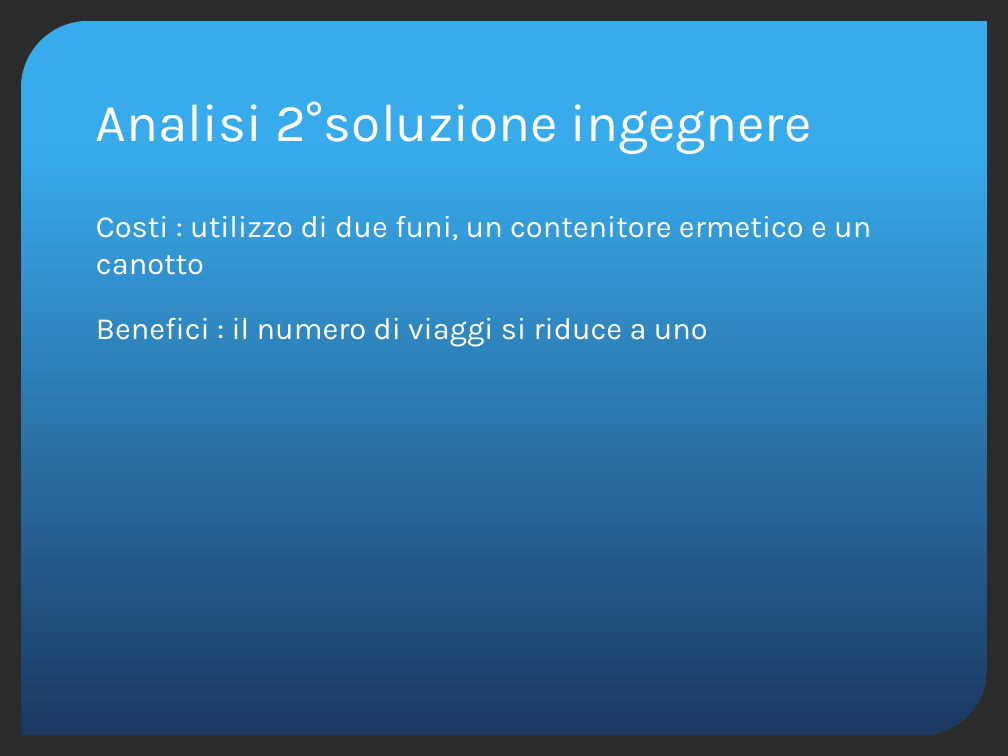
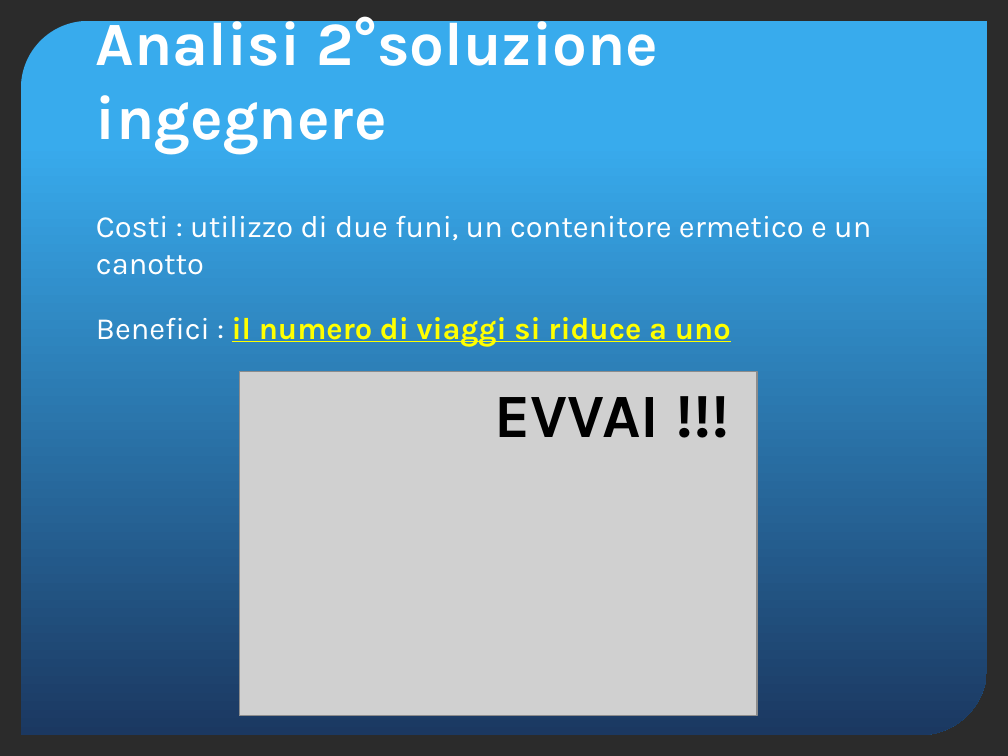
Before and after one commit to yan0z/ISW, a slide deck: slide 13 of Quesito4-presentazione.pptx. Drawn at 1008x756 pixels with LibreOffice and Linux fonts; fonts in the diff are those of the drawing; grey boxes stand for pictures; background and template pictures are left out; a plain dark background stands for a picture behind light text. Boxes give left, top, right and bottom in pixels: in the first picture for what was removed or moved away, otherwise in the second. Text is boxed around its words. In the diff, an @@ line names an element or a change of style, - is before the commit and + after.

```diff
--- a/Quesito4-presentazione.pptx
+++ b/Quesito4-presentazione.pptx
@@ title "Analisi 2°soluzione ingegnere" at [96, 10, 658, 154]: size 38 to 44 pt, bold on @@
@@ text at [96, 317, 731, 347]: text colour #FFFFFF to #FFFF00, bold on, underline on in "il numero di viaggi si riduce a ..." @@
@@ picture added at [239, 371, 757, 716] @@
@@ text added at [495, 397, 660, 437], 44 pt, text #000000, bold @@
+EVVAI !!!
```
Also in this commit, not shown: 9 other slides changed, 1 slide removed.
